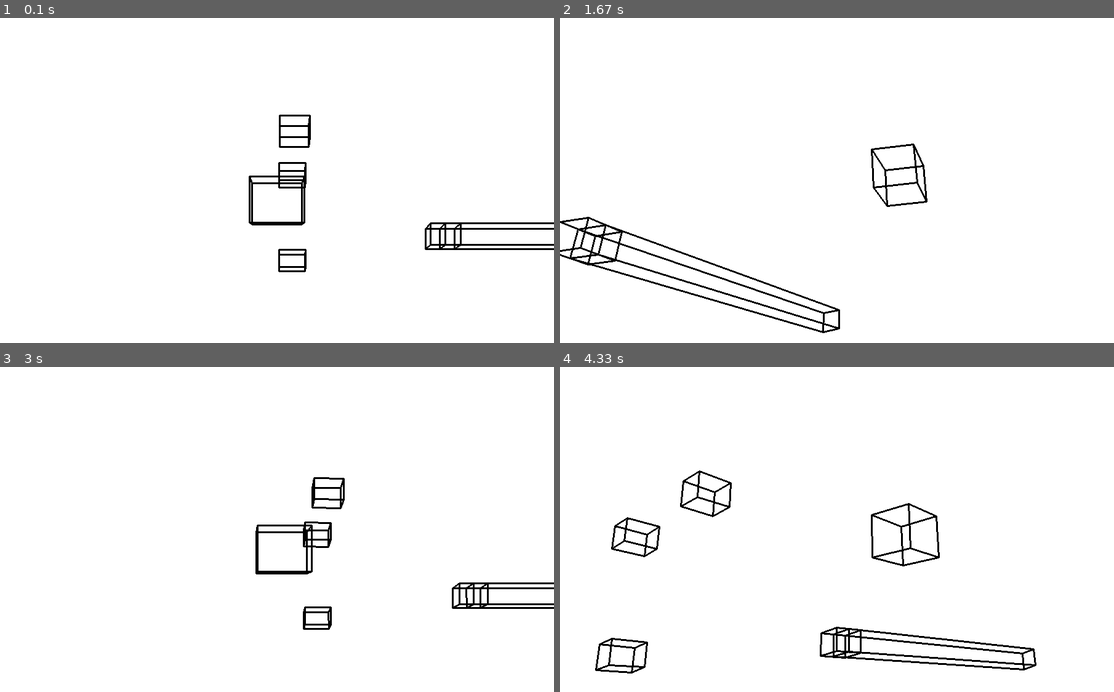
Above: before the commit, frames 1-4 (two rows, left to right).
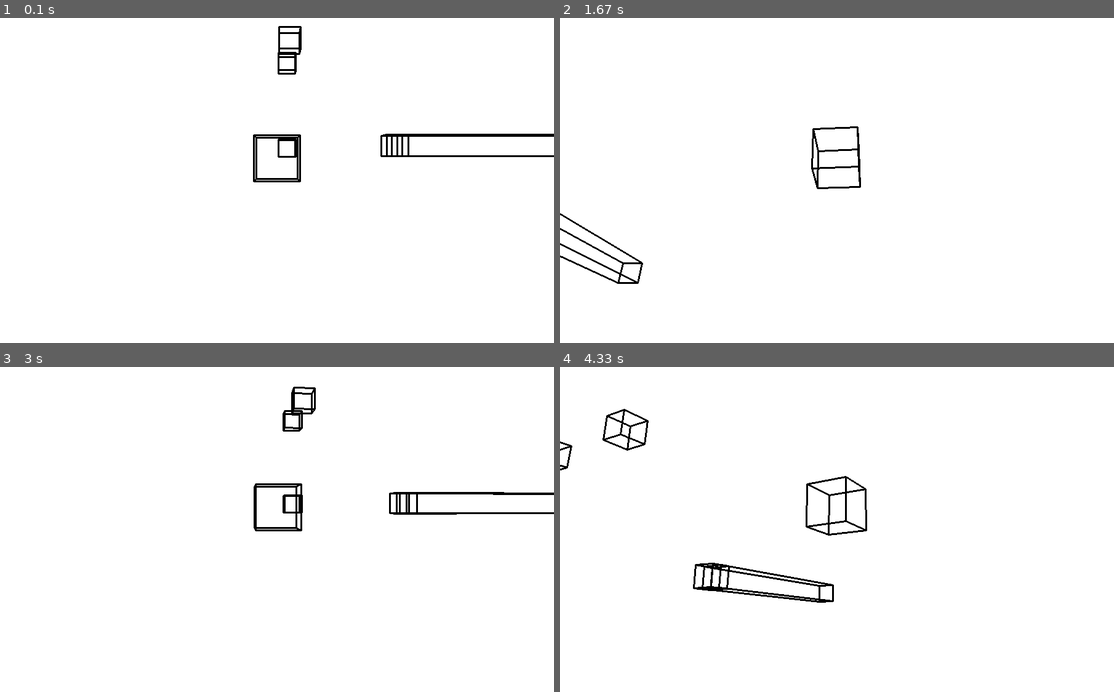
Above: after the commit, the same moments.

Repository: 2Amateurs/Pygame3D
Game: pygame game, started from v0.17.py
Two runs of this game, one before a commit and one after it. Both use one fixed random seed, a clock stepped at 60 frames per second and the inputs below.
Inputs:
- Up to frame 1 (0.1 s): no input
- Up to frame 2 (1.67 s): hold Right 0.33-0.8 s; hold Up 0.83-1.13 s; hold W 0.83-1.13 s; hold Right 1.17-1.63 s; hold D 1.17-1.63 s
- Up to frame 3 (3 s): hold Left 1.67-2.2 s; hold A 1.67-2.2 s; tap E at 1.82 s; hold Down 2.23-2.53 s; hold S 2.23-2.53 s; hold Left 2.57-2.97 s; hold A 2.57-2.97 s
- Up to frame 4 (4.33 s): hold Up 3-3.37 s; hold W 3-3.37 s; tap E at 3.15 s; hold Right 3.4-4.03 s; hold D 3.4-4.03 s; hold Down from 4.07 s (still down); hold S from 4.07 s (still down)

The runs differ from the first frame. In frame 1, 2.7% of the frame differs, in the area x 44-100%, y 2-79%; in frame 2, 2.4%; in frame 3, 2.7%; in frame 4, 3.7%, in the area x 0-86%, y 12-95%.

Commit message:
Removed non-Euclidean nonsense that I was testing

Diff:
--- a/pygame3D.py
+++ b/pygame3D.py
@@ -76,9 +76,9 @@
             self.thetaYaw = math.atan(self.xRelative/self.zRelative) + yaw
         self.adjacent = self.yawHypotenuse * math.cos(self.thetaYaw)
         self.thetaPitch = pitch + 1.5708
-        self.xRelative = self.yawHypotenuse * math.sin(self.thetaYaw+0.002*self.xRelative)
-        self.yRelative = self.adjacent * math.cos(self.thetaPitch+0.001*self.zRelative+0.1*pitch) + self.yPitchVector
-        self.zRelative = self.adjacent * math.sin(self.thetaPitch+0.001*self.yRelative+0.1*yaw) + self.zPitchVector
+        self.xRelative = self.yawHypotenuse * math.sin(self.thetaYaw)
+        self.yRelative = self.adjacent * math.cos(self.thetaPitch) + self.yPitchVector
+        self.zRelative = self.adjacent * math.sin(self.thetaPitch) + self.zPitchVector
         return self
     def projectTo2D(self):
         if self.zRelative <= 1:#A temporary solution that I need to fix
